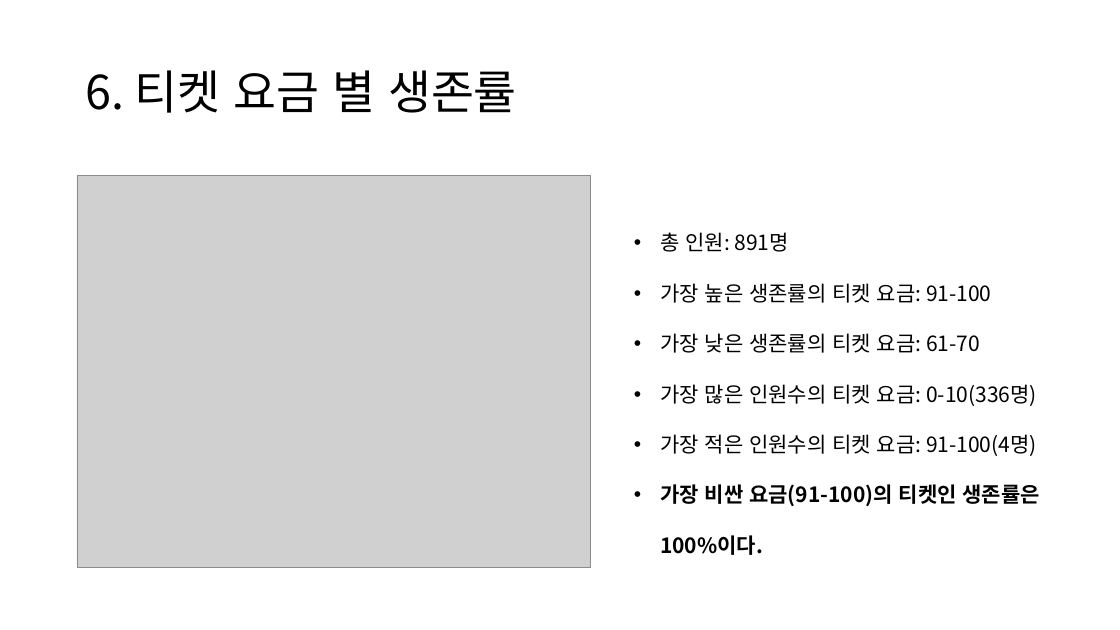
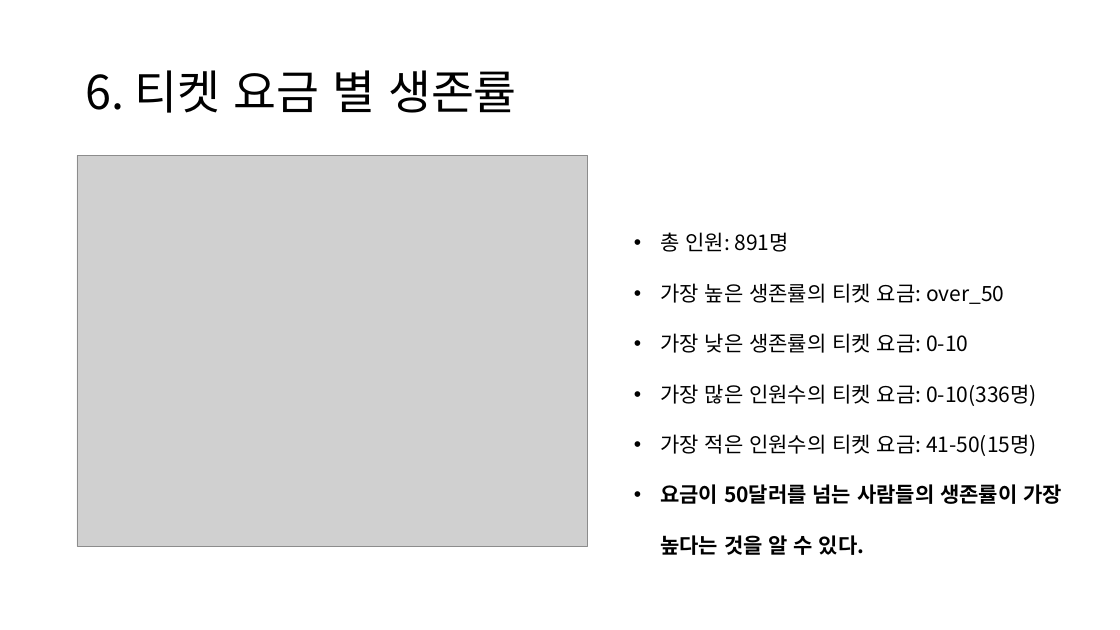
Before and after one commit to atto08/Titanic_tutorial, a slide deck: slide 7 of Train_Lee/project_titnic.pptx. Drawn at 1120x630 pixels with LibreOffice and Linux fonts; fonts in the diff are those of the drawing; grey boxes stand for pictures. Boxes give left, top, right and bottom in pixels: in the first picture for what was removed or moved away, otherwise in the second. Text is boxed around its words. In the diff, an @@ line names an element or a change of style, - is before the commit and + after.

```diff
--- a/Train_Lee/project_titnic.pptx
+++ b/Train_Lee/project_titnic.pptx
@@ picture: place and size @@
-picture at <box>77,176,591,568</box>
+picture at <box>77,155,588,547</box>
@@ text at <box>660,283,1004,353</box>: text changed @@
-• 가장 높은 생존률의 티켓 요금: 91-100
-• 가장 낮은 생존률의 티켓 요금: 61-70
+• 가장 높은 생존률의 티켓 요금: over_50
+• 가장 낮은 생존률의 티켓 요금: 0-10
@@ text at <box>660,434,1062,555</box>: text changed @@
-• 가장 적은 인원수의 티켓 요금: 91-100(4명)
-• 가장 비싼 요금(91-100)의 티켓인 생존률은 100%이다.
+• 가장 적은 인원수의 티켓 요금: 41-50(15명)
+• 요금이 50달러를 넘는 사람들의 생존률이 가장 높다는 것을 알 수 있다.
```
Also in this commit, not shown: 1 other slide changed, 1 other file.
